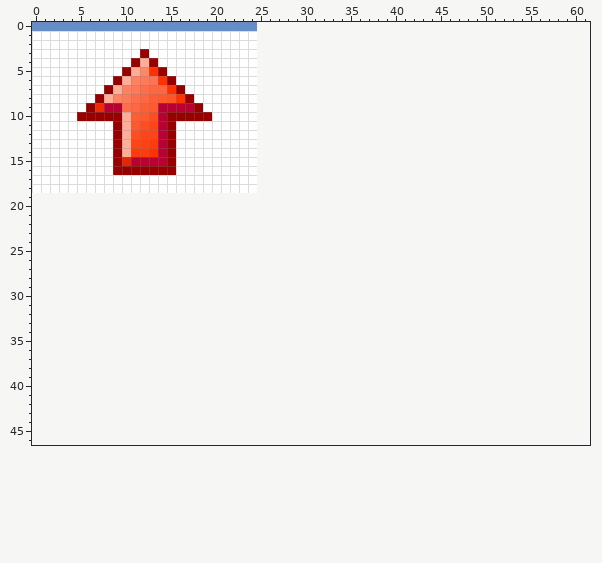
A pixel-art sprite gets an edit: icon/2_nuoc.png. Above: the version before the commit.
The file is 25x19 pixels. Colours within 5 levels of each other are drawn and written as one. The old version is drawn lined up with the new one, on the new canvas.
Once edited:
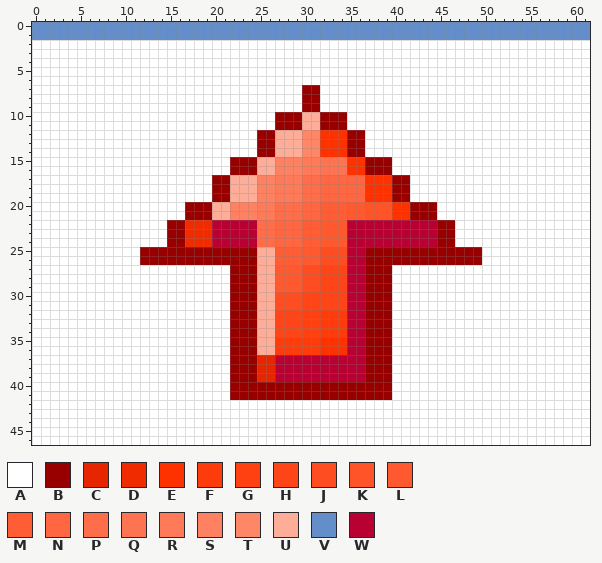
Palette (. is transparent): A #ffffff  B #980000  C #e52600  D #f02b00  E #fe3200  F #fe3b0a  G #ff4011  H #fe4517  J #fe4d21  K #ff5428  L #fe592f  M #fe5d36  N #fe6741  P #fe6e4b  Q #fe7452  R #fe7a59  S #fe8161  T #fe8768  U #fead99  V #638ec9  W #b80032
Diff:
canvas 25x19 -> 62x47
y 0: x 25..61 ..................................... -> VVVVVVVVVVVVVVVVVVVVVVVVVVVVVVVVVVVVV
y 1: x 0..61 AAAAAAAAAAAAAAAAAAAAAAAAA..................................... -> VVVVVVVVVVVVVVVVVVVVVVVVVVVVVVVVVVVVVVVVVVVVVVVVVVVVVVVVVVVVVV
y 2: x 25..61 ..................................... -> AAAAAAAAAAAAAAAAAAAAAAAAAAAAAAAAAAAAA
y 3: x 12 B -> A; x 25..61 ..................................... -> AAAAAAAAAAAAAAAAAAAAAAAAAAAAAAAAAAAAA
y 4: x 11..13 BUB -> AAA; x 25..61 ..................................... -> AAAAAAAAAAAAAAAAAAAAAAAAAAAAAAAAAAAAA
y 5: x 10..14 BUTEB -> AAAAA; x 25..61 ..................................... -> AAAAAAAAAAAAAAAAAAAAAAAAAAAAAAAAAAAAA
y 6: x 9..15 BUSRQEB -> AAAAAAA; x 25..61 ..................................... -> AAAAAAAAAAAAAAAAAAAAAAAAAAAAAAAAAAAAA
y 7: x 8..16 BUSRPNNEB -> AAAAAAAAA; x 25..61 ..................................... -> AAAAABBAAAAAAAAAAAAAAAAAAAAAAAAAAAAAA
y 8: x 7..17 BUSRPNMLKEB -> AAAAAAAAAAA; x 25..61 ..................................... -> AAAAABBAAAAAAAAAAAAAAAAAAAAAAAAAAAAAA
y 9: x 6..18 BDWWPNMLWWWWB -> AAAAAAAAAAAAA; x 25..61 ..................................... -> AAAAABBAAAAAAAAAAAAAAAAAAAAAAAAAAAAAA
y 10: x 5..19 BBBBBUMLJWBBBBB -> AAAAAAAAAAAAAAA; x 25..61 ..................................... -> AABBBUUBBBAAAAAAAAAAAAAAAAAAAAAAAAAAA
y 11: x 9..15 BULJHWB -> AAAAAAA; x 25..61 ..................................... -> AABBBUUBBBAAAAAAAAAAAAAAAAAAAAAAAAAAA
y 12: x 9..15 BUJHHWB -> AAAAAAA; x 25..61 ..................................... -> BBUUUTTEEEBBAAAAAAAAAAAAAAAAAAAAAAAAA
y 13: x 9..15 BUHGFWB -> AAAAAAA; x 25..61 ..................................... -> BBUUUTTEEEBBAAAAAAAAAAAAAAAAAAAAAAAAA
y 14: x 9..15 BUFFEWB -> AAAAAAA; x 25..61 ..................................... -> BBUUUTTEEEBBAAAAAAAAAAAAAAAAAAAAAAAAA
y 15: x 9..15 BCWWWWB -> AAAAAAA; x 22..61 AAA..................................... -> BBBUUSSSRRQQQEEBBBAAAAAAAAAAAAAAAAAAAAAA
y 16: x 9..15 BBBBBBB -> AAAAAAA; x 22..61 AAA..................................... -> BBBUUSSSRRQQQEEBBBAAAAAAAAAAAAAAAAAAAAAA
y 17..18: x 20..61 AAAAA..................................... -> BBUUUSSRRRPPNNNNNEEEBBAAAAAAAAAAAAAAAAAAAA
y 19: x 0..61 .............................................................. -> AAAAAAAAAAAAAAAAAAAABBUUUSSRRRPPNNNNNEEEBBAAAAAAAAAAAAAAAAAAAA
y 20..21: x 0..61 .............................................................. -> AAAAAAAAAAAAAAAAABBBUUSSSRRPPPNNMMMLLKKKEEBBBAAAAAAAAAAAAAAAAA
y 22..24: x 0..61 .............................................................. -> AAAAAAAAAAAAAAABBDDDWWWWWPPNNNMMLLLWWWWWWWWWWBBAAAAAAAAAAAAAAA
y 25..26: x 0..61 .............................................................. -> AAAAAAAAAAAABBBBBBBBBBBBBUUMMMLLJJJWWBBBBBBBBBBBBBAAAAAAAAAAAA
y 27..29: x 0..61 .............................................................. -> AAAAAAAAAAAAAAAAAAAAAABBBUULLLJJHHHWWBBBAAAAAAAAAAAAAAAAAAAAAA
y 30..31: x 0..61 .............................................................. -> AAAAAAAAAAAAAAAAAAAAAABBBUUJJJHHHHHWWBBBAAAAAAAAAAAAAAAAAAAAAA
y 32..34: x 0..61 .............................................................. -> AAAAAAAAAAAAAAAAAAAAAABBBUUHHHGGFFFWWBBBAAAAAAAAAAAAAAAAAAAAAA
y 35..36: x 0..61 .............................................................. -> AAAAAAAAAAAAAAAAAAAAAABBBUUFFFFFEEEWWBBBAAAAAAAAAAAAAAAAAAAAAA
y 37..39: x 0..61 .............................................................. -> AAAAAAAAAAAAAAAAAAAAAABBBCCWWWWWWWWWWBBBAAAAAAAAAAAAAAAAAAAAAA
y 40..41: x 0..61 .............................................................. -> AAAAAAAAAAAAAAAAAAAAAABBBBBBBBBBBBBBBBBBAAAAAAAAAAAAAAAAAAAAAA
y 42..46: x 0..61 .............................................................. -> AAAAAAAAAAAAAAAAAAAAAAAAAAAAAAAAAAAAAAAAAAAAAAAAAAAAAAAAAAAAAA
